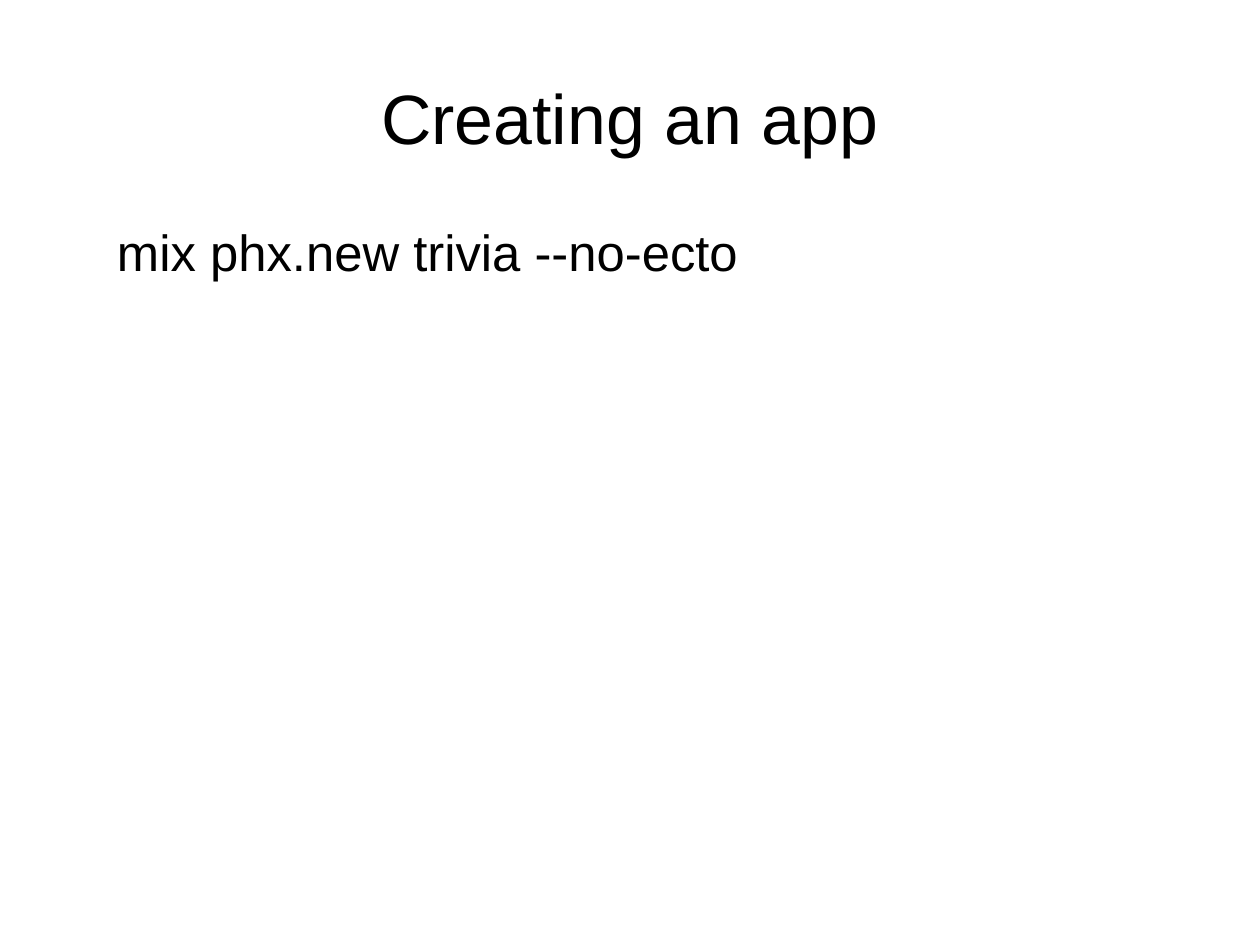
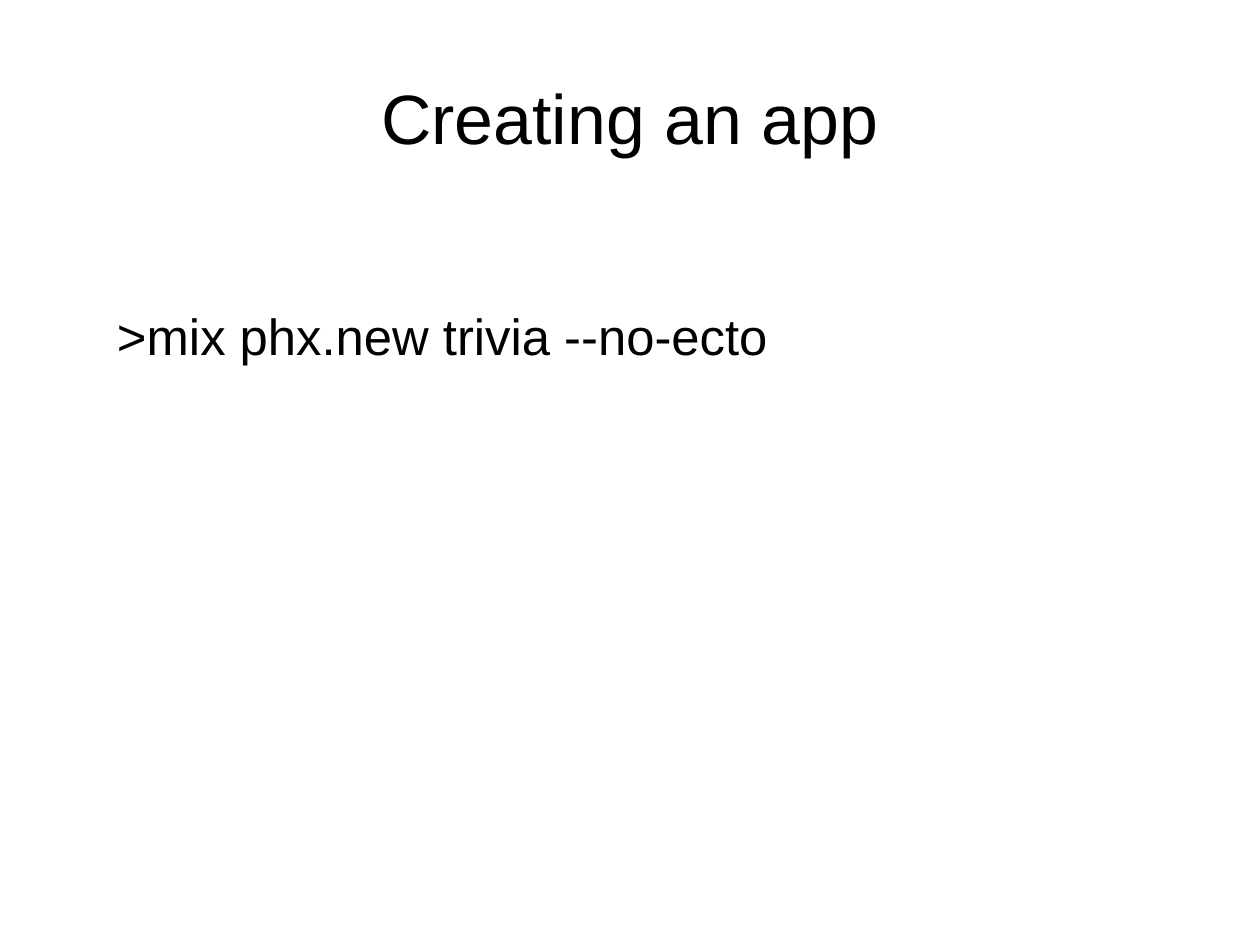
Before and after one commit to ramortegui/talks, a slide deck: slide 9 of odps/elixir-reactive-app.odp (slide 8 before the commit). Drawn at 1260x945 pixels with LibreOffice and Linux fonts; fonts in the diff are those of the drawing. Boxes give left, top, right and bottom in pixels: in the first picture for what was removed or moved away, otherwise in the second. Text is boxed around its words. In the diff, an @@ line names an element or a change of style, - is before the commit and + after.

```diff
--- a/odps/elixir-reactive-app.odp
+++ b/odps/elixir-reactive-app.odp
@@ text at (117, 318, 767, 365): text changed @@
-mix phx.new trivia --no-ecto
+>mix phx.new trivia --no-ecto
```
Also in this commit, not shown: 8 other slides changed, 5 slides added, 2 slides removed.
